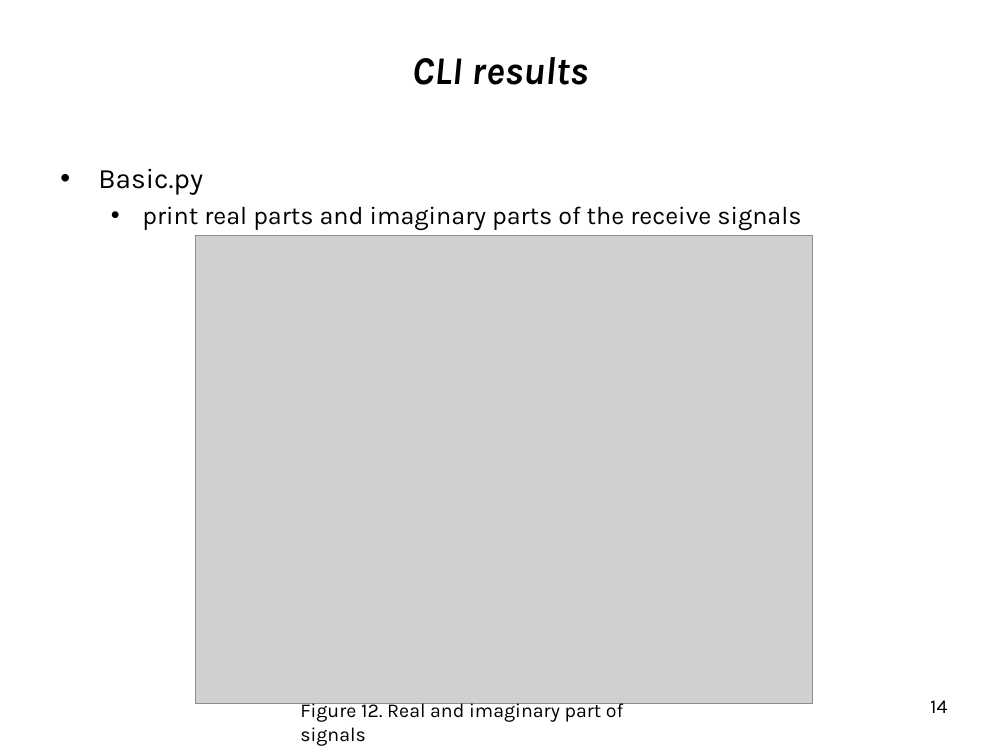
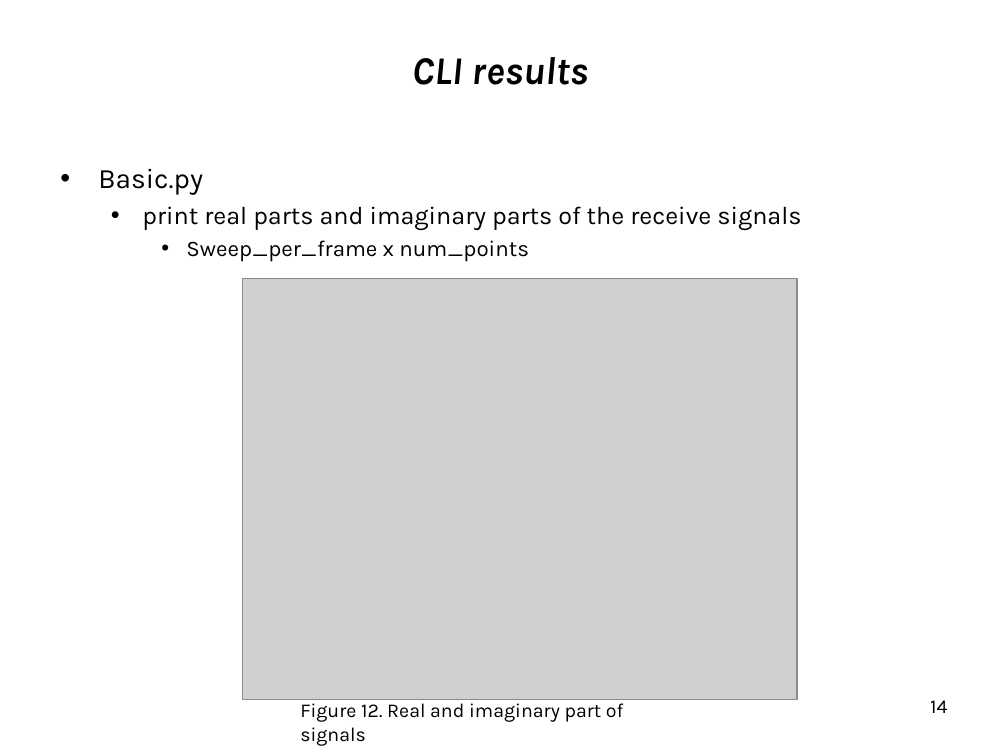
Before and after one commit to minchoCoin/xm125-practice, a slide deck: slide 14 of [2025_김태훈]XM125.pptx. Drawn at 1008x756 pixels with LibreOffice and Linux fonts; fonts in the diff are those of the drawing; grey boxes stand for pictures; background and template pictures are left out. Boxes give left, top, right and bottom in pixels: in the first picture for what was removed or moved away, otherwise in the second. Text is boxed around its words. In the diff, an @@ line names an element or a change of style, - is before the commit and + after.

Commit message:
add ppt

```diff
--- a/[2025_김태훈]XM125.pptx
+++ b/[2025_김태훈]XM125.pptx
@@ text at (x1=186, y1=240, x2=529, y2=262): paragraph added @@
+    • Sweep_per_frame x num_points
@@ picture resized from (x1=196, y1=235, x2=813, y2=704) to (x1=242, y1=278, x2=797, y2=699) @@
```
Also in this commit, not shown: 6 other slides changed, 6 slides added, 1 other file.
